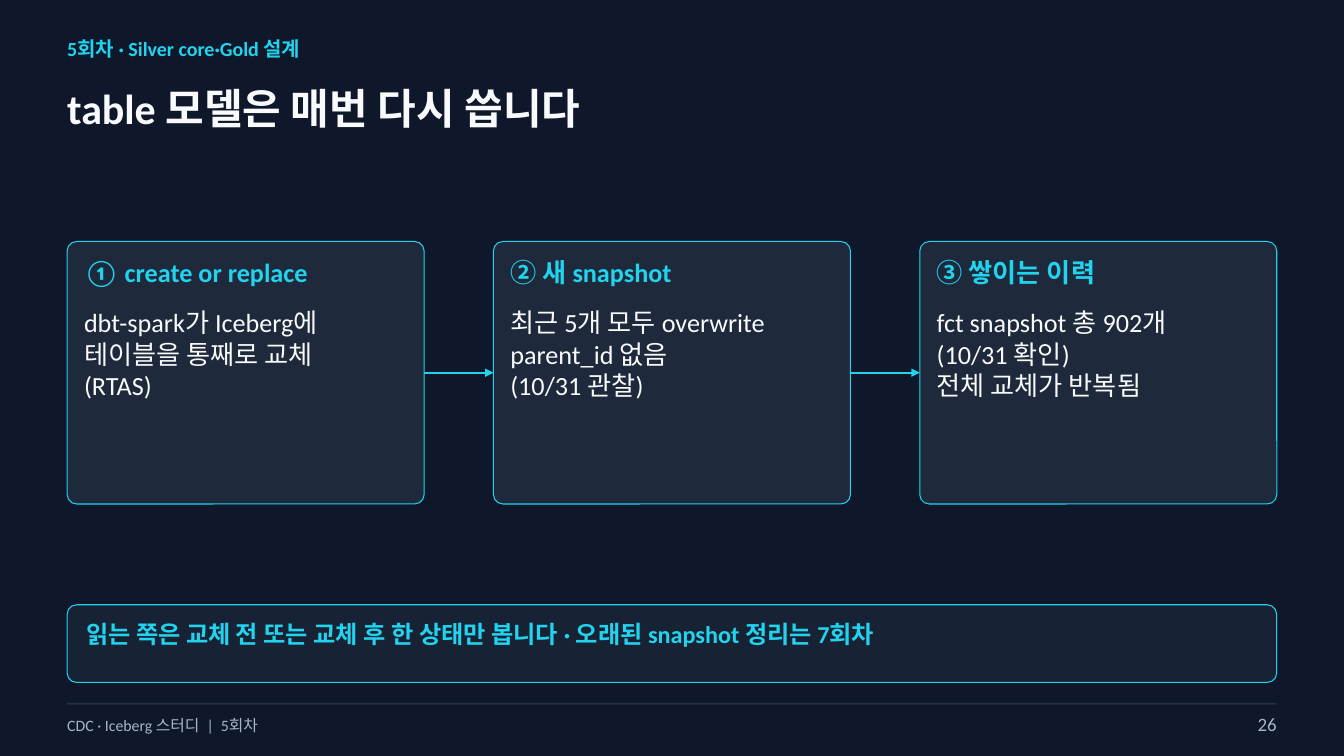
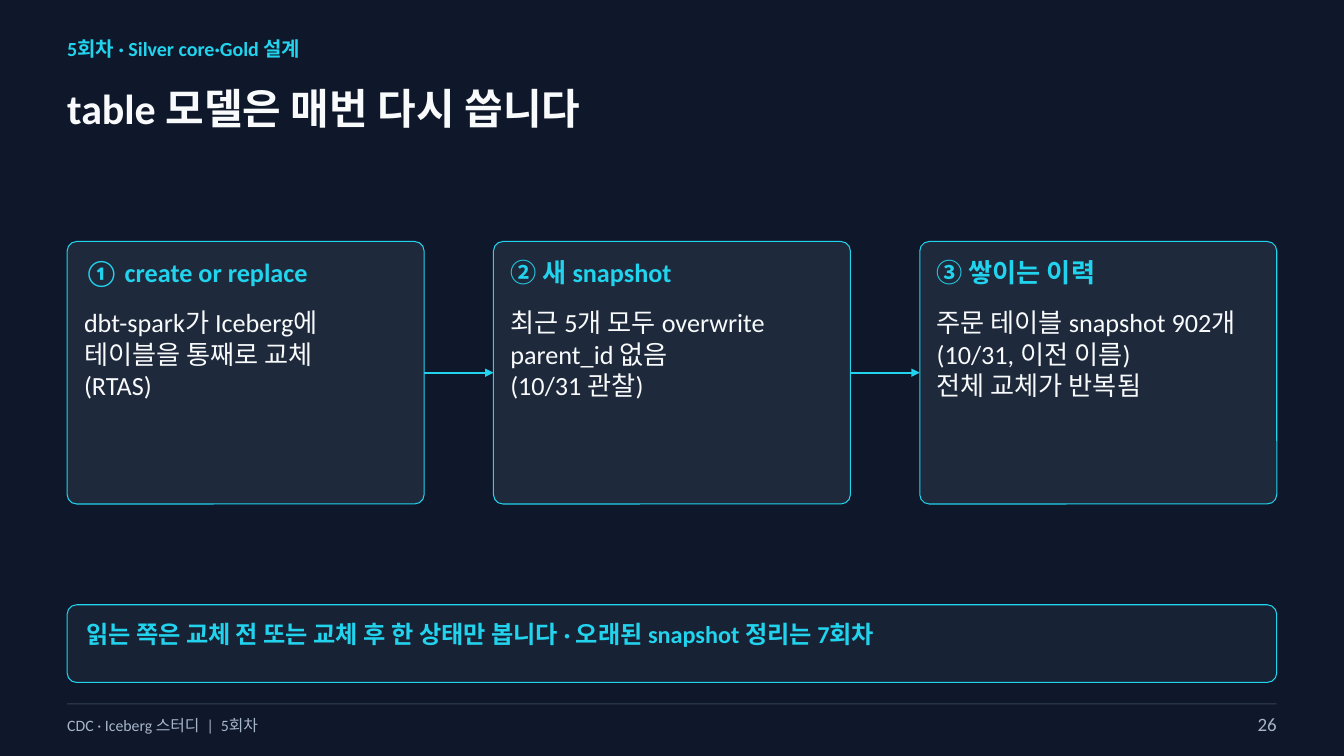
Before and after one commit to kim-dabin/cdc-lakehouse-study, a slide deck: slide 26 of labs/session05/slides/05-session05-student.pptx. Drawn at 1344x756 pixels with LibreOffice and Linux fonts; fonts in the diff are those of the drawing. Boxes give left, top, right and bottom in pixels: in the first picture for what was removed or moved away, otherwise in the second. Text is boxed around its words. In the diff, an @@ line names an element or a change of style, - is before the commit and + after.

```diff
--- a/labs/session05/slides/05-session05-student.pptx
+++ b/labs/session05/slides/05-session05-student.pptx
@@ text at [937, 310, 1236, 368]: text changed @@
-fct snapshot 총 902개
-(10/31 확인)
+주문 테이블 snapshot 902개
+(10/31, 이전 이름)
```
Also in this commit, not shown: 8 other slides changed, 1 other file.
